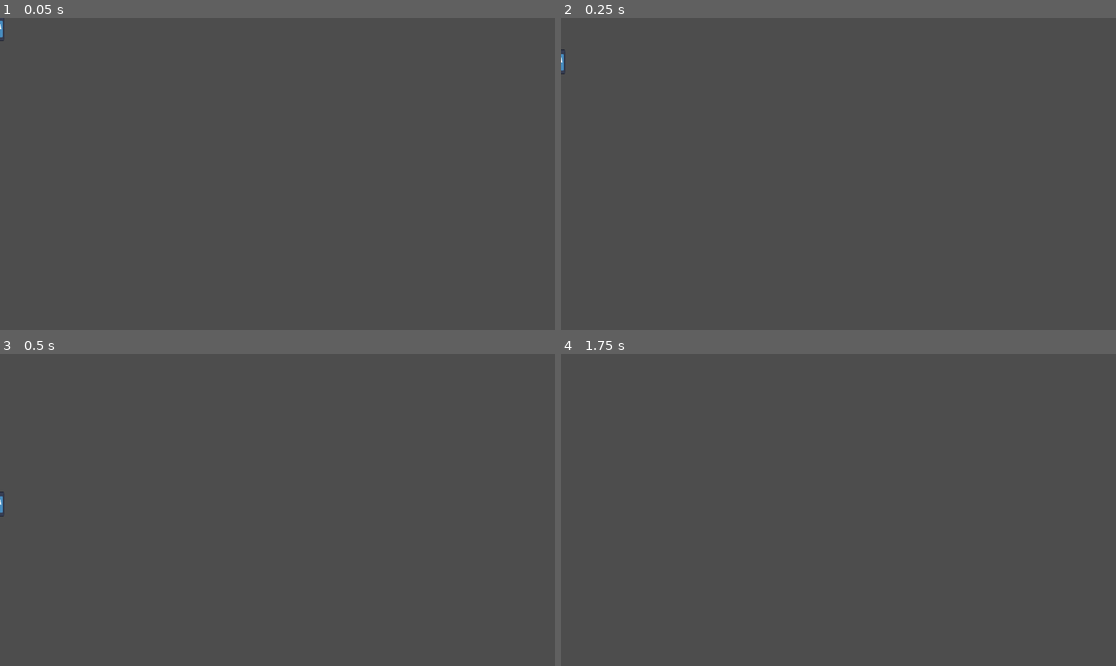
Above: before the commit, frames 1-4 (two rows, left to right).
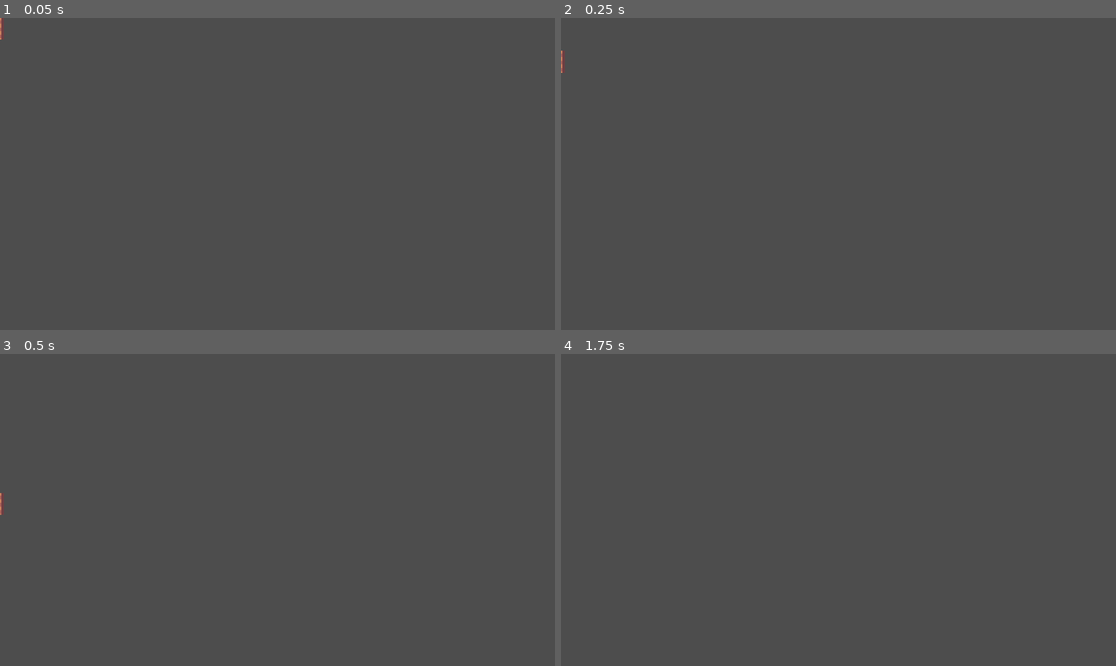
Above: after the commit, the same moments.

Repository: Koen-H/Godot-Space-Adventure
Game: Godot game, scene res://RopeSegment.tscn
Two runs of this game, one before a commit and one after it. Both use one fixed random seed, a clock stepped at 60 frames per second and the inputs below. This scene is started directly instead of the project's main scene. The engine's default icon, where the game draws it, is replaced by a stand-in: a white triangle on a blue panel in a dark square.
Inputs (mouse positions are in pixels of both pictures, inside the frame that each line leads up to):
- Up to frame 1 (0.05 s): no input
- Up to frame 2 (0.25 s): no input
- Up to frame 3 (0.5 s): no input
- Up to frame 4 (1.75 s): tap Enter at 0.5 s; move the mouse to (960, 494) at 0.52 s; hold D (Right) from 0.53 s (still down); right-click (960, 494) at 0.6 s; click (960, 494) at 0.67 s; tap Space (Jump) at 0.77, 1.25, 1.52 s; move the mouse to (727, 525) at 1.27 s; click (727, 525) at 1.35 s

The runs differ from the first frame. In frame 1, less than 0.1% of the frame differs, in the area x 0-1%, y 0-8%; in frame 2, less than 0.1%, in the area x 0-1%, y 10-19%; in frame 3, less than 0.1%; in frame 4, nothing differs.

Commit message:
Added build instead of webgl

Diff:
--- a/RopeSegment.tscn
+++ b/RopeSegment.tscn
@@ -1,7 +1,8 @@
-[gd_scene load_steps=4 format=3 uid="uid://do3qfr40oski0"]
+[gd_scene load_steps=5 format=3 uid="uid://do3qfr40oski0"]
 
 [ext_resource type="Texture2D" uid="uid://c3fwg2ghwtbph" path="res://icon.svg" id="1_3mvip"]
 [ext_resource type="Script" path="res://RopeSegment.gd" id="1_vho5y"]
+[ext_resource type="Texture2D" uid="uid://bh77y5354gqln" path="res://sprites/tiles_packed.png" id="3_imk2h"]
 
 [sub_resource type="CapsuleShape2D" id="CapsuleShape2D_4aco8"]
 radius = 4.0
@@ -18,8 +19,15 @@
 shape = SubResource("CapsuleShape2D_4aco8")
 
 [node name="Icon" type="Sprite2D" parent="CollisionShape2D"]
+visible = false
 scale = Vector2(0.0546875, 0.161327)
 texture = ExtResource("1_3mvip")
 
+[node name="Sprite2D" type="Sprite2D" parent="CollisionShape2D"]
+texture_filter = 1
+texture = ExtResource("3_imk2h")
+region_enabled = true
+region_rect = Rect2(162, 72, 18, 18)
+
 [connection signal="mouse_entered" from="." to="." method="_on_mouse_entered"]
 [connection signal="mouse_exited" from="." to="." method="_on_mouse_exited"]
Not shown, added: docs/Godot-Space-Adventure.apple-touch-icon.png.import
Not shown, added: docs/Godot-Space-Adventure.icon.png.import
Not shown, added: docs/Godot-Space-Adventure.png.import
Not shown, added: build/Godot-Space-Adventure.console.exe
Not shown, added: build/Godot-Space-Adventure.exe
Not shown, added: build/Godot-Space-Adventure.pck
